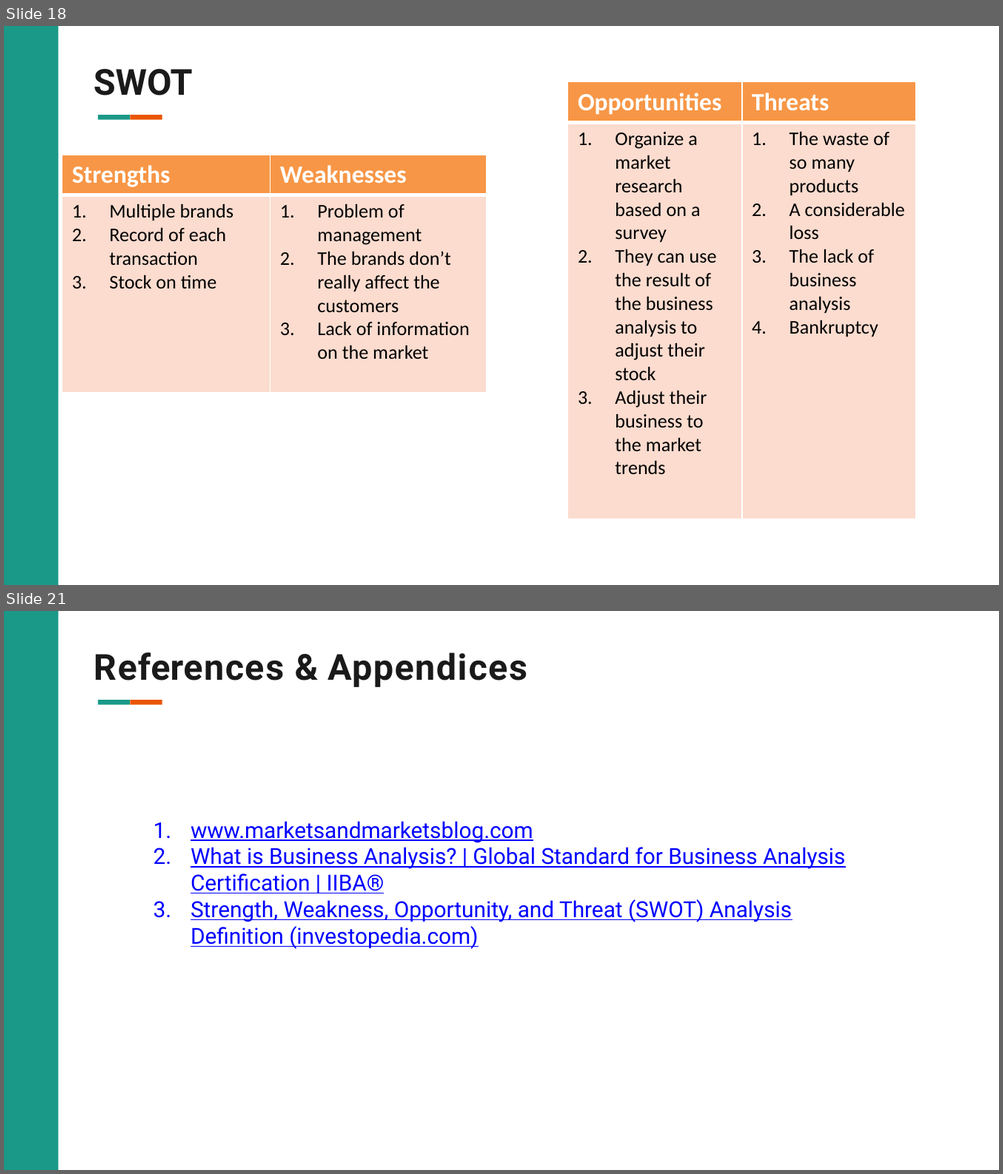
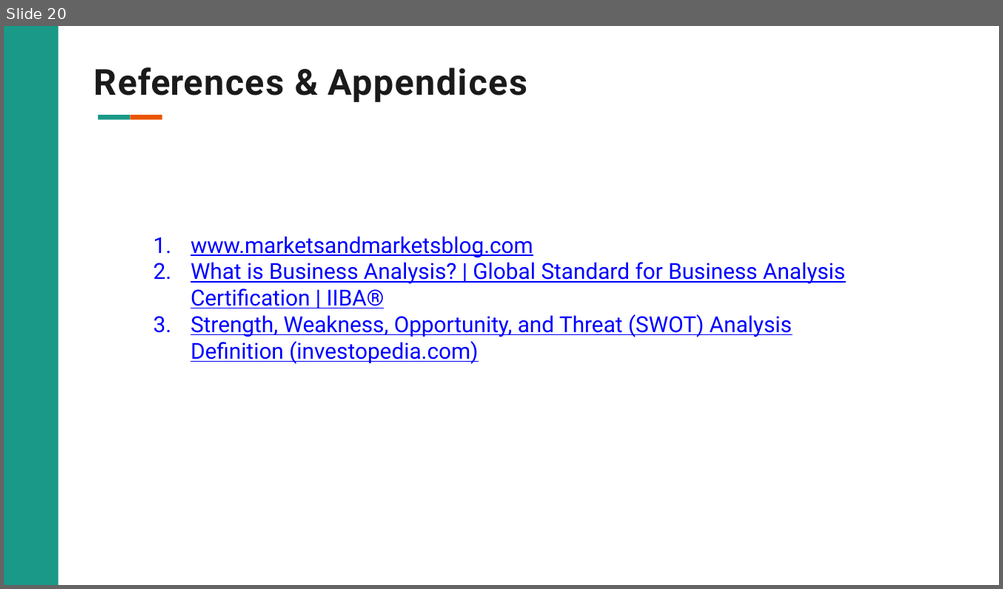
Before and after one commit to wizking-code/Mini-Project, a slide deck: Mini Project.pptx. Shown one above the other, each under a label of ours: slides 18 and 21 before the commit, slide 20 after it; the slides between them are not shown. The pictures are 1003x1174 and 1003x589 pixels, drawn with LibreOffice and Linux fonts; fonts in the diff are those of the drawing; background and template pictures are left out. Boxes give left, top, right and bottom in pixels: in the first picture for what was removed or moved away, otherwise in the second. Text is boxed around its words. In the diff, an @@ line names an element or a change of style, - is before the commit and + after.

```diff
--- a/Mini Project.pptx
+++ b/Mini Project.pptx
@@ slide 18 removed at box(4, 26, 999, 585), background #FFFFFF; not listed: 3 template elements that a slide beside it also shows @@
@@ title removed at box(94, 69, 193, 96) @@
-SWOT
@@ table removed at box(568, 82, 916, 518), 2 rows, 2 columns @@
-Opportunities | Threats
-Organize a market research based on a survey / They can use the result of the business analysis to adjust their stock / Adjust their business to the market trends | The waste of so many products / A considerable loss / The lack of business analysis / Bankruptcy
@@ table removed at box(62, 154, 486, 390), 2 rows, 2 columns @@
-Strengths | Weaknesses
-Multiple brands / Record of each transaction / Stock on time | Problem of management / The brands don’t really affect the customers / Lack of information on the market
@@ what was slide 21 is now slide 20 @@
```
Also in this commit, not shown: 5 slides changed, 1 slide added, 1 other slide removed.
